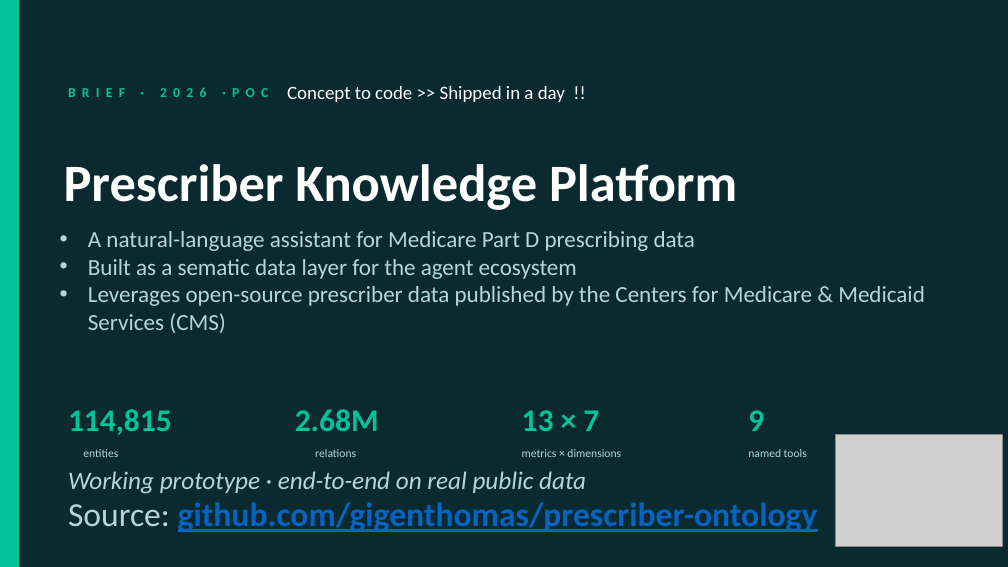
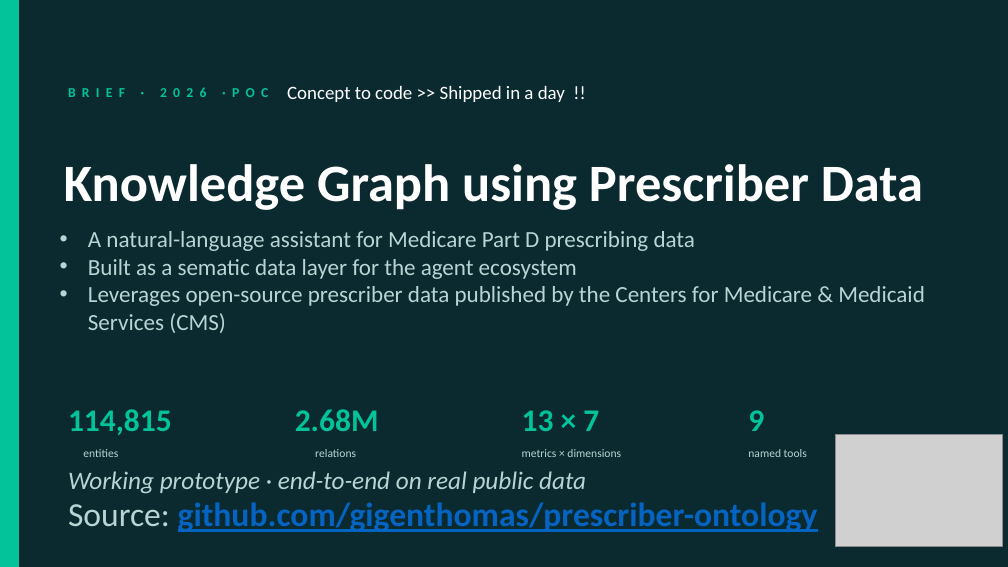
Before and after one commit to gigenthomas/prescriber-ontology, a slide deck: slide 1 of docs/Prescriber_Knowledge_Platform_5pg_v2.pptx. Drawn at 1008x567 pixels with LibreOffice and Linux fonts; fonts in the diff are those of the drawing; grey boxes stand for pictures. Boxes give left, top, right and bottom in pixels: in the first picture for what was removed or moved away, otherwise in the second. Text is boxed around its words. In the diff, an @@ line names an element or a change of style, - is before the commit and + after.

Commit message:
update ppt

```diff
--- a/docs/Prescriber_Knowledge_Platform_5pg_v2.pptx
+++ b/docs/Prescriber_Knowledge_Platform_5pg_v2.pptx
@@ text at (64, 164, 923, 210): text changed @@
-Prescriber Knowledge Platform
+Knowledge Graph using Prescriber Data
```
